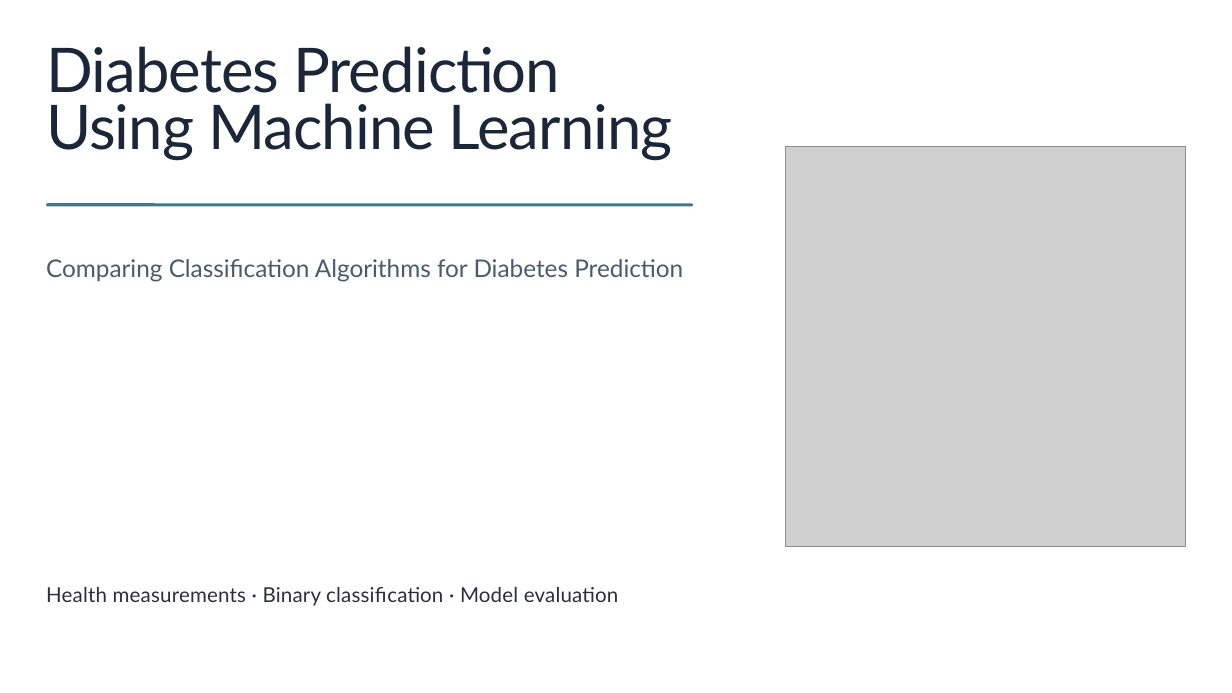
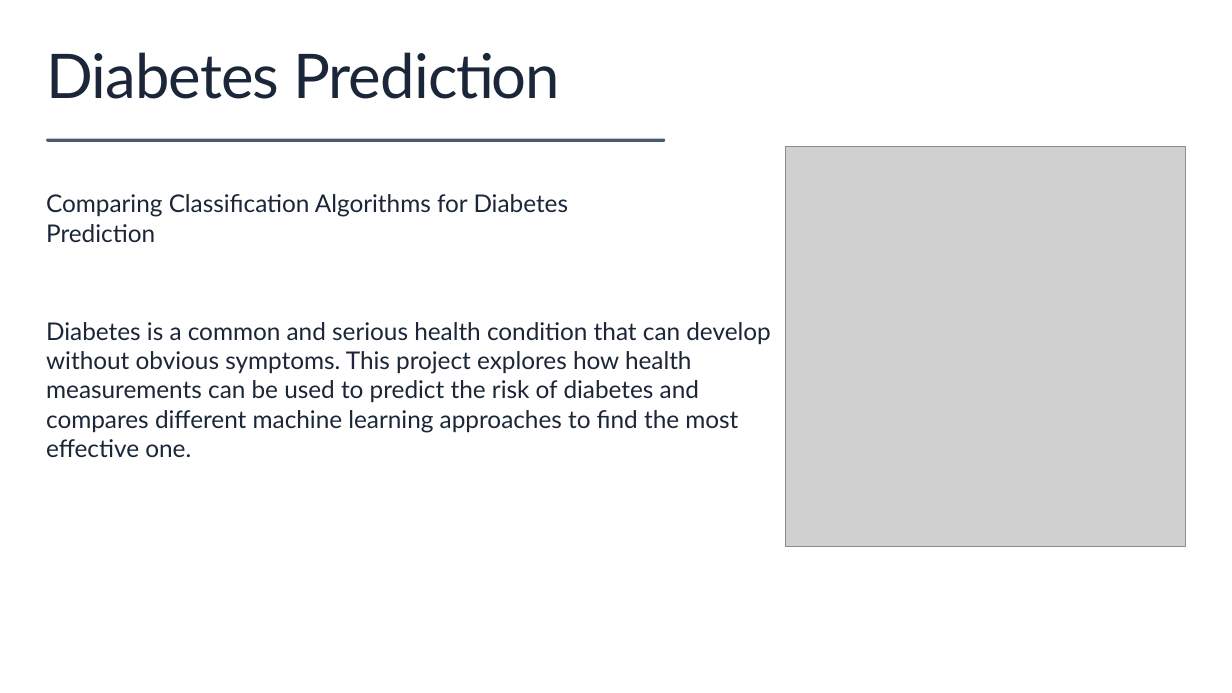
Before and after one commit to HazemWaelll/Diabetes-Prediction, a slide deck: slide 1 of Diabetes-Prediction.pptx. Drawn at 1232x693 pixels with LibreOffice and Linux fonts; fonts in the diff are those of the drawing; grey boxes stand for pictures; background and template pictures are left out. Boxes give left, top, right and bottom in pixels: in the first picture for what was removed or moved away, otherwise in the second. Text is boxed around its words. In the diff, an @@ line names an element or a change of style, - is before the commit and + after.

```diff
--- a/Diabetes-Prediction.pptx
+++ b/Diabetes-Prediction.pptx
@@ text at box(46, 52, 560, 99): text changed @@
-Diabetes Prediction Using Machine Learning
+Diabetes Prediction
@@ rounded rectangle: place and size @@
-rounded rectangle at box(46, 203, 693, 206)
+rounded rectangle at box(46, 139, 665, 141)
@@ rounded rectangle at box(46, 139, 665, 141): fill #397B88 to #4A5B70 @@
@@ text "Comparing Classification Algorithms for Diabetes ...": place and size @@
-text "Comparing Classification Algorithms for Diabetes ..." at box(46, 259, 683, 282)
+text "Comparing Classification Algorithms for Diabetes ..." at box(46, 194, 569, 242)
@@ text "Comparing Classification Algorithms for Diabetes ..." at box(46, 194, 569, 242): text colour #4A5B70 to #1B2638 @@
@@ text added at box(46, 322, 770, 457), 19 pt, text #1B2638 @@
+Diabetes is a common and serious health condition that can develop without obvious symptoms. This project explores how health measurements can be used to predict the risk of diabetes and compares different machine learning approaches to find the most effective one.
@@ text removed at box(46, 587, 618, 606) @@
-Health measurements · Binary classification · Model evaluation
```
Also in this commit, not shown: 2 other slides changed, 3 slides added, 6 slides removed.
